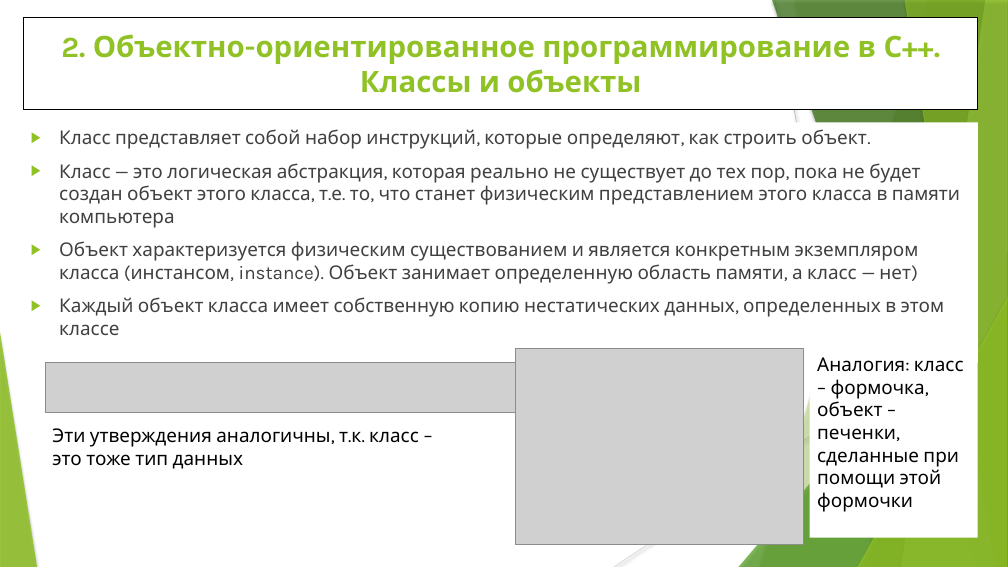
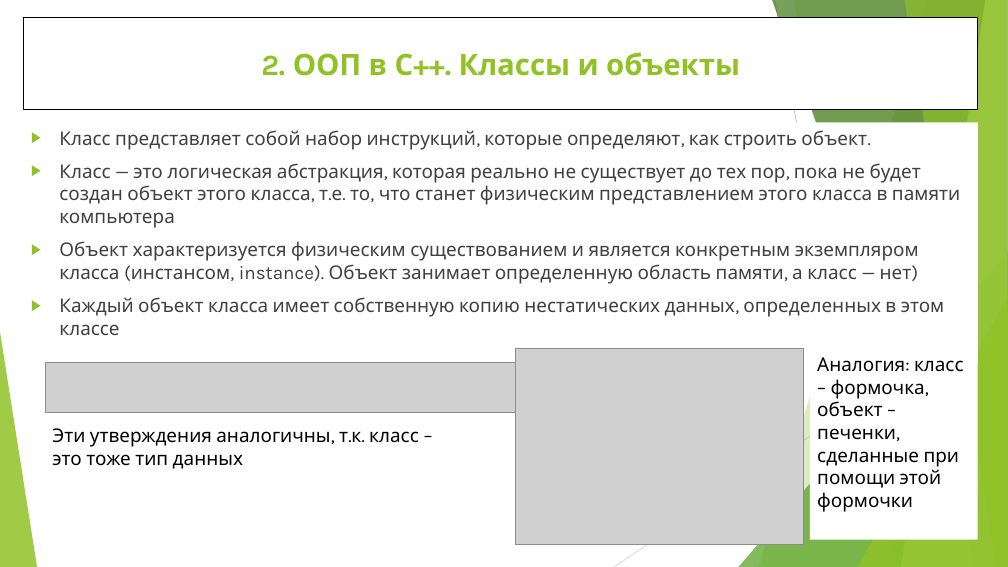
Before and after one commit to WhiteCatStudies/lectures, a slide deck: slide 21 of pt1/lectures/lecture1/lecture1.pptx. Drawn at 1008x567 pixels with LibreOffice and Linux fonts; fonts in the diff are those of the drawing; grey boxes stand for pictures. Boxes give left, top, right and bottom in pixels: in the first picture for what was removed or moved away, otherwise in the second. Text is boxed around its words. In the diff, an @@ line names an element or a change of style, - is before the commit and + after.

```diff
--- a/pt1/lectures/lecture1/lecture1.pptx
+++ b/pt1/lectures/lecture1/lecture1.pptx
@@ title "2. ООП в С++. Классы ..." at (23, 17, 979, 110): rectangle to title @@
@@ line (775, 0) - (876, 567): stroke #BFBFBF 0.74 pt to #BFBFBF 0.75 pt @@
@@ freeform shape at (794, 0, 1008, 567): shadow off; outline redrawn @@
@@ title at (261, 52, 740, 76): text changed @@
-2. Объектно-ориентированное программирование в С++. Классы и объекты
+2. ООП в С++. Классы и объекты
@@ text "Класс представляет собой набор инструкций, ..." at (23, 123, 979, 363): indent changed; rectangle to text @@
@@ shadow off in 6 elements at (759, 0, 1008, 567), (739, 252, 1008, 567), (772, 0, 1008, 567), (901, 0, 1008, 567), (904, 0, 1008, 567), (858, 297, 1008, 567) @@
@@ line (1008, 305) - (614, 567): stroke #D9D9D9 0.74 pt to #D9D9D9 0.75 pt @@
```
Also in this commit, not shown: 29 other slides changed, 1 slide added.
